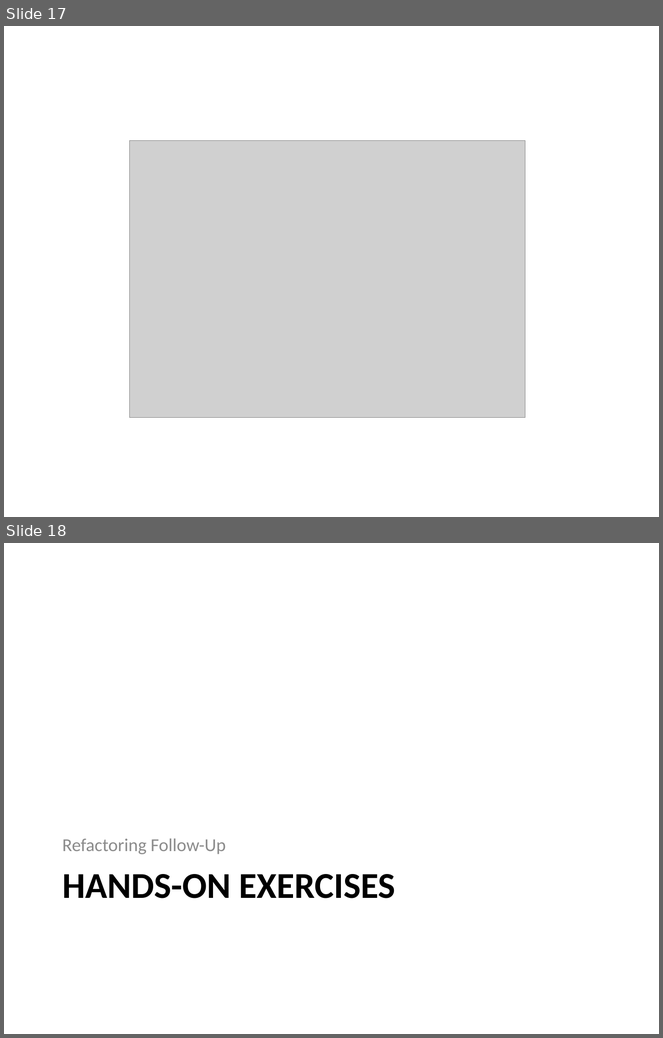
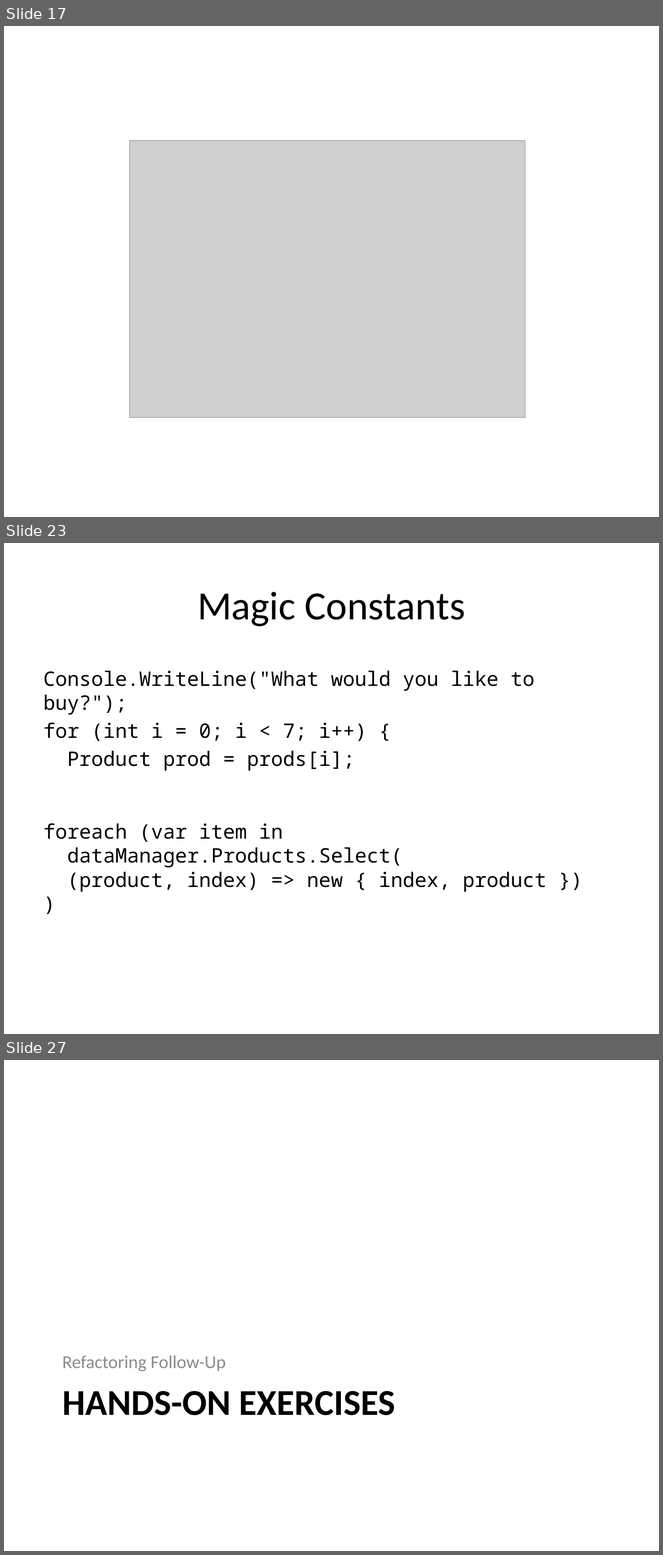
Before and after one commit to bkraitberg/refactoring-training-2.0, a slide deck: Docs/Refactoring-2.0.pptx. Shown one above the other, each under a label of ours: slides 17 and 18 before the commit, slides 17, 23 and 27 after it; the slides between them are not shown. The pictures are 663x1038 and 663x1555 pixels, drawn with LibreOffice and Linux fonts; fonts in the diff are those of the drawing; grey boxes stand for pictures. Boxes give left, top, right and bottom in pixels: in the first picture for what was removed or moved away, otherwise in the second. Text is boxed around its words. In the diff, an @@ line names an element or a change of style, - is before the commit and + after.

```diff
--- a/Docs/Refactoring-2.0.pptx
+++ b/Docs/Refactoring-2.0.pptx
@@ slide 23 added at box(4, 543, 659, 1034), background #FFFFFF @@
@@ title added at box(197, 592, 466, 627), 44 pt, text #000000 @@
+Magic Constants
@@ text added at box(44, 670, 535, 771), 22 pt, text #000000 @@
+Console.WriteLine("What would you like to buy?");
+for (int i = 0; i < 7; i++) {
+Product prod = prods[i];
@@ text added at box(44, 823, 546, 892), 22 pt, text #000000 @@
+foreach (var item in
+dataManager.Products.Select(
+(product, index) => new { index, product })
+)
@@ what was slide 18 is now slide 27 @@
```
Also in this commit, not shown: 1 slide changed, 8 other slides added.
